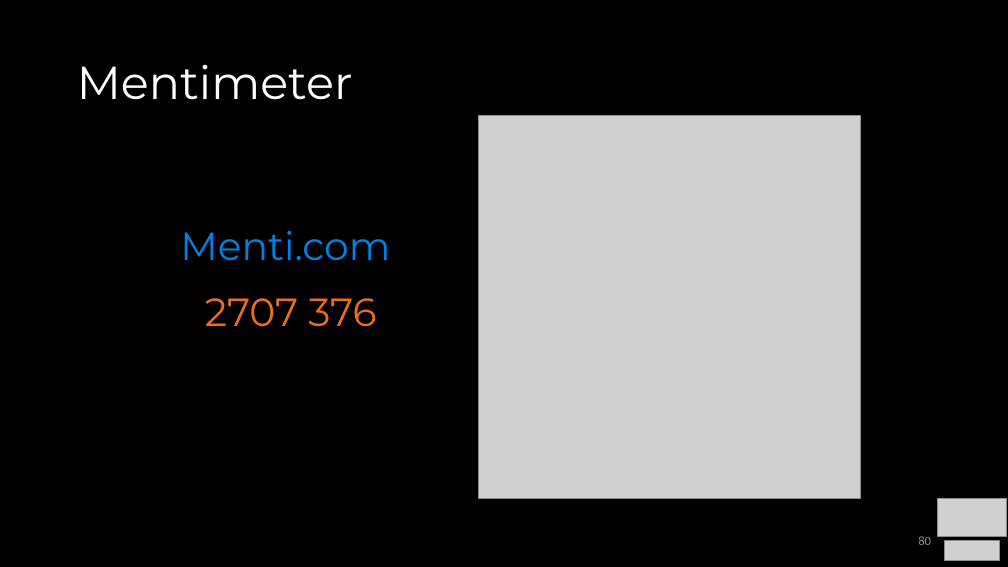
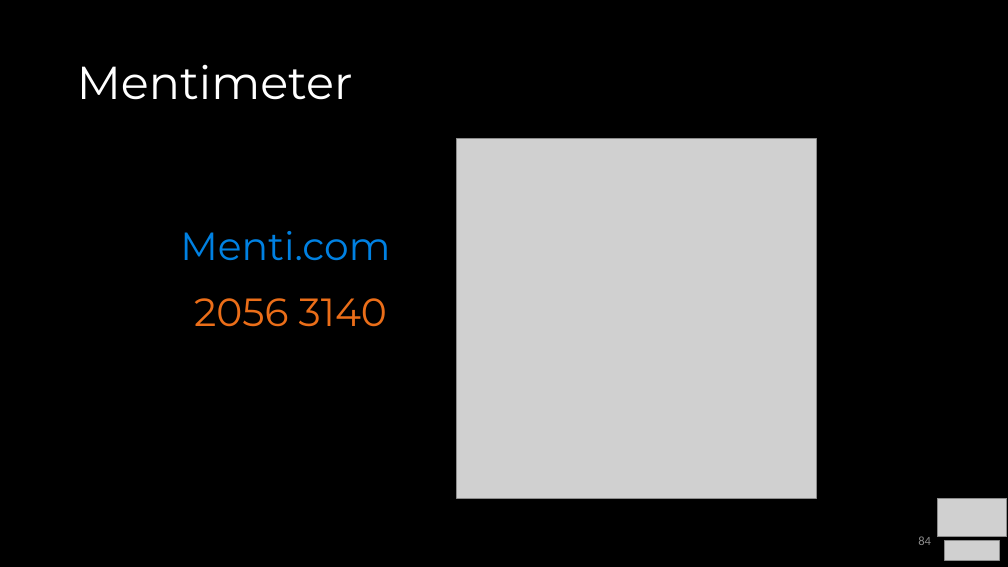
Before and after one commit to COP3530/Instructional-Content, a slide deck: slide 84 of Slides/Slides-PPT/7 - Sets, Maps, HashTables.pptx (slide 80 before the commit). Drawn at 1008x567 pixels with LibreOffice and Linux fonts; fonts in the diff are those of the drawing; grey boxes stand for pictures. Boxes give left, top, right and bottom in pixels: in the first picture for what was removed or moved away, otherwise in the second. Text is boxed around its words. In the diff, an @@ line names an element or a change of style, - is before the commit and + after.

```diff
--- a/Slides/Slides-PPT/7 - Sets, Maps, HashTables.pptx
+++ b/Slides/Slides-PPT/7 - Sets, Maps, HashTables.pptx
@@ picture: place and size @@
-picture at bbox=[478, 116, 861, 498]
+picture at bbox=[457, 138, 817, 498]
@@ text at bbox=[194, 298, 387, 327]: text changed @@
-2707 376
+2056 3140
@@ page number at bbox=[918, 536, 931, 545]: text changed @@
-80
+84
```
Also in this commit, not shown: 26 other slides changed, 4 slides added, 1 other file.
